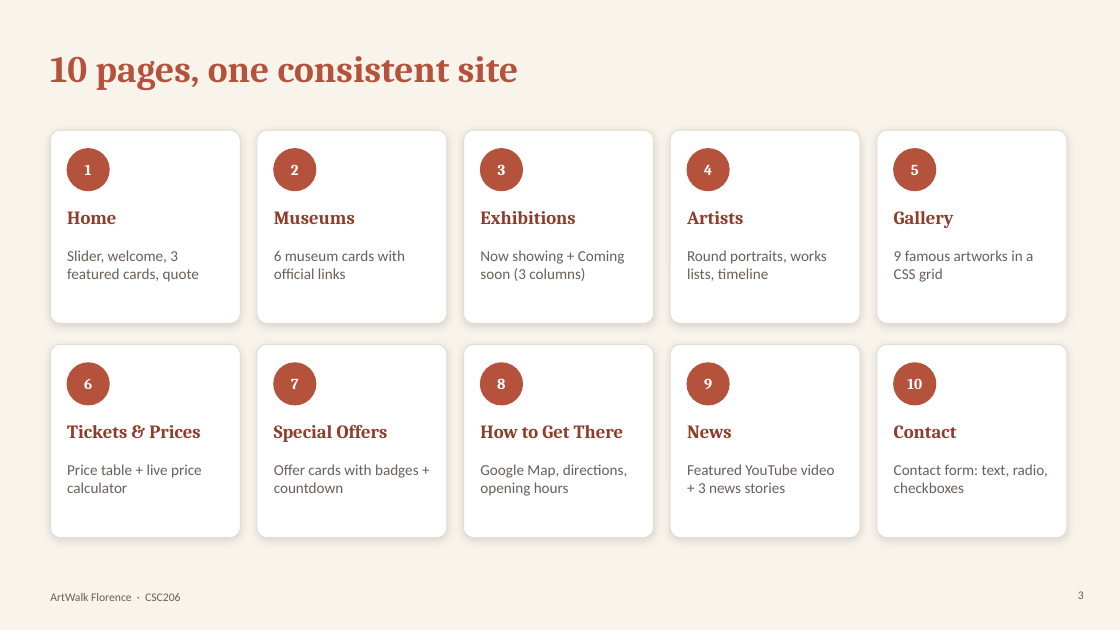
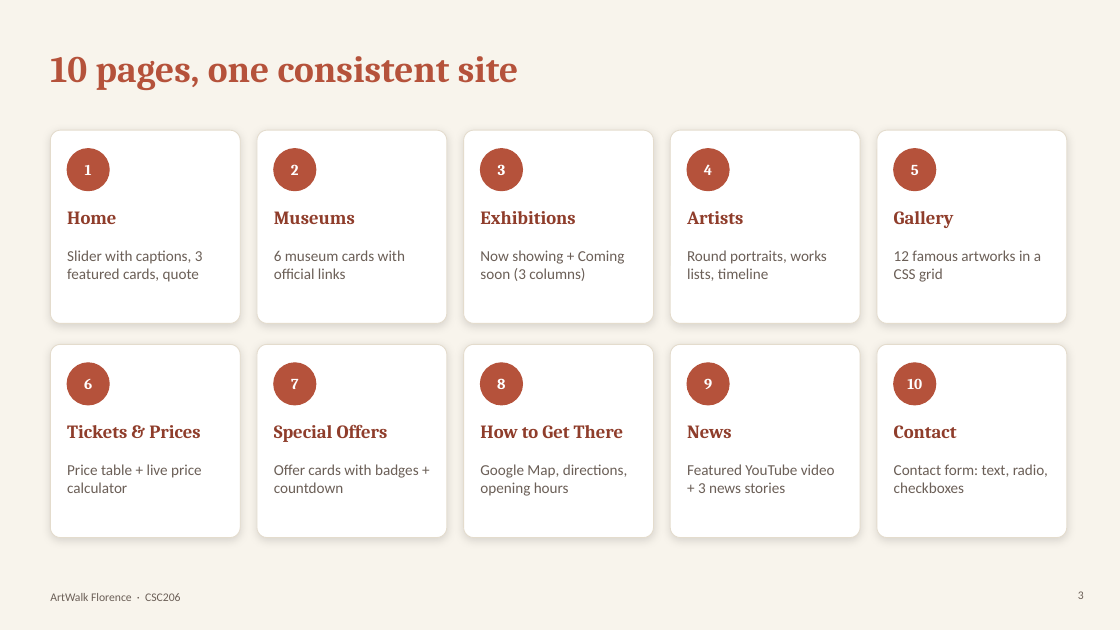
Before and after one commit to Kntouanoglou/Claude, a slide deck: slide 3 of artwalk-florence/presentation/ArtWalk-Florence-Presentation.pptx. Drawn at 1120x630 pixels with LibreOffice and Linux fonts; fonts in the diff are those of the drawing. Boxes give left, top, right and bottom in pixels: in the first picture for what was removed or moved away, otherwise in the second. Text is boxed around its words. In the diff, an @@ line names an element or a change of style, - is before the commit and + after.

```diff
--- a/artwalk-florence/presentation/ArtWalk-Florence-Presentation.pptx
+++ b/artwalk-florence/presentation/ArtWalk-Florence-Presentation.pptx
@@ text at [67,250,203,282]: text changed @@
-Slider, welcome, 3 featured cards, quote
+Slider with captions, 3 featured cards, quote
@@ text at [894,250,1041,282]: text changed @@
-9 famous artworks in a CSS grid
+12 famous artworks in a CSS grid
```
Also in this commit, not shown: 10 other slides changed.
